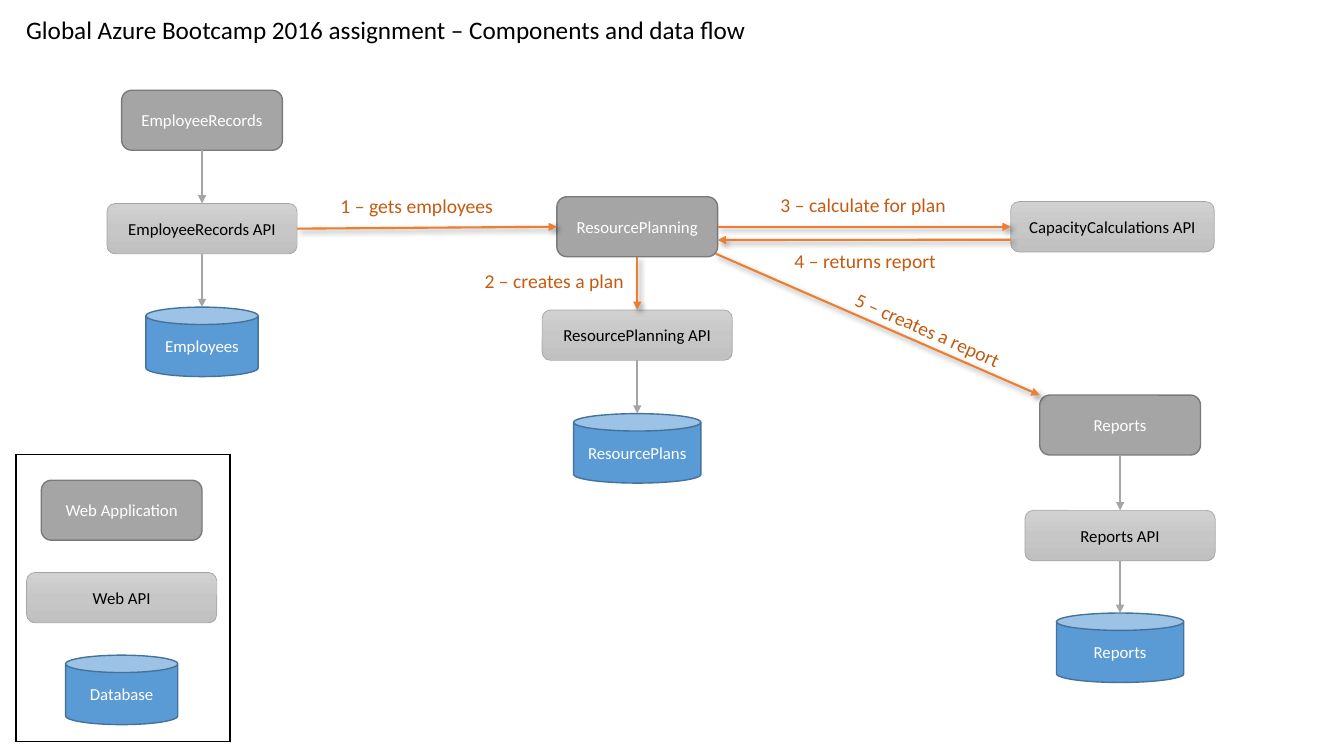
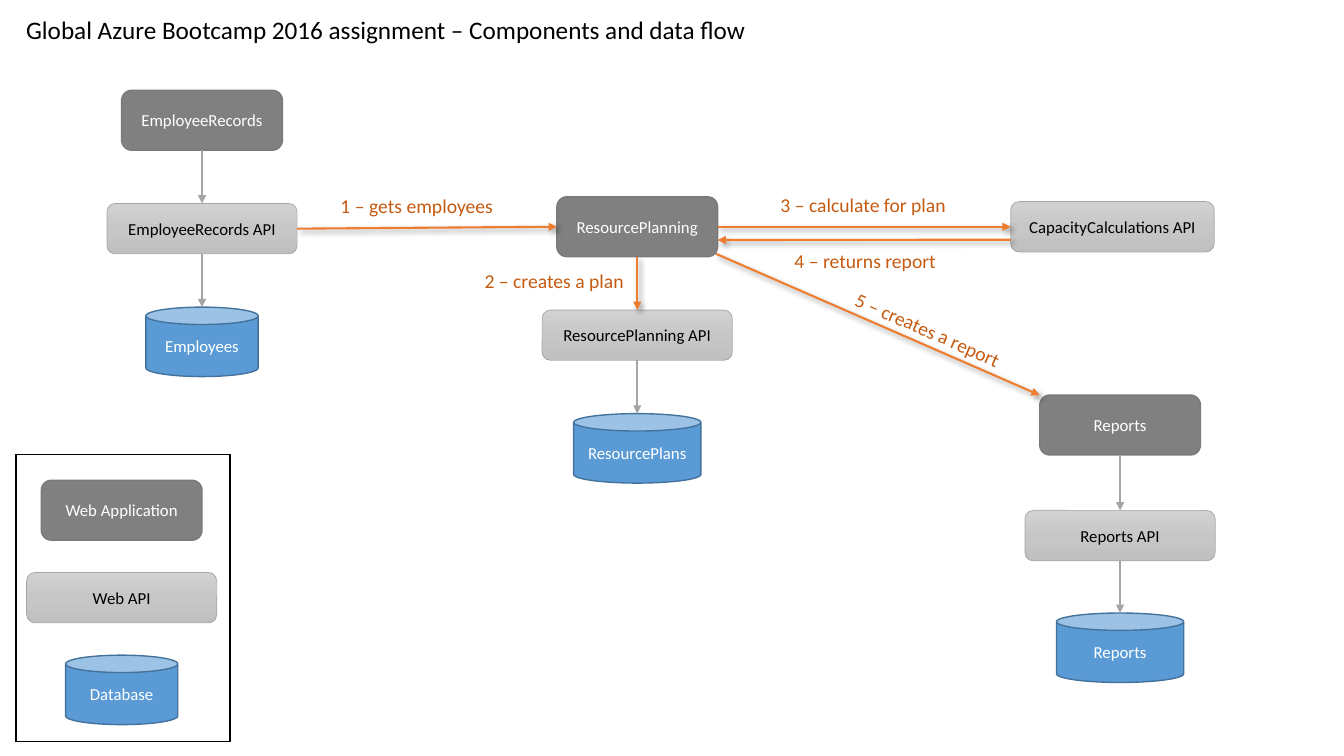
Before and after one commit to HenrikWM/NNUG_GAB2016, a slide deck: slide 1 of src/Assets/GAB2016 - Diagrams.pptx. Drawn at 1344x756 pixels with LibreOffice and Linux fonts; fonts in the diff are those of the drawing. Boxes give left, top, right and bottom in pixels: in the first picture for what was removed or moved away, otherwise in the second. Text is boxed around its words. In the diff, an @@ line names an element or a change of style, - is before the commit and + after.

```diff
--- a/src/Assets/GAB2016 - Diagrams.pptx
+++ b/src/Assets/GAB2016 - Diagrams.pptx
@@ fill #A5A5A5 to #808080 in 4 elements at [122, 91, 282, 150], [558, 197, 718, 256], [1041, 395, 1201, 455], [41, 480, 202, 539] @@
```
Also in this commit, not shown: 1 other file.
